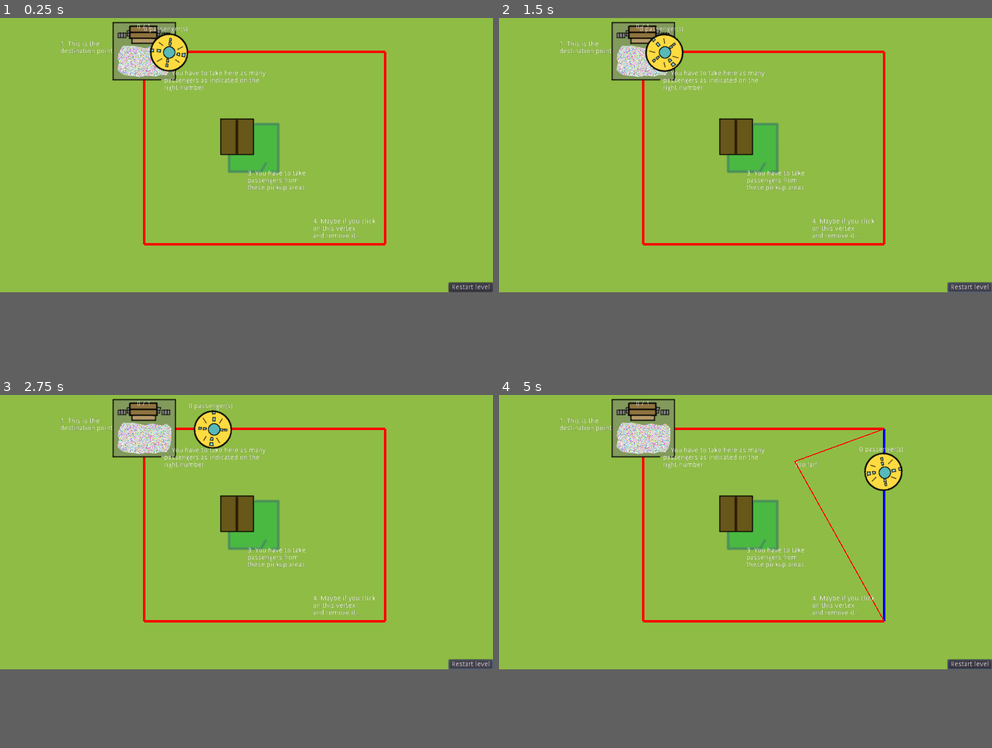
Above: before the commit, frames 1-4 (two rows, left to right).
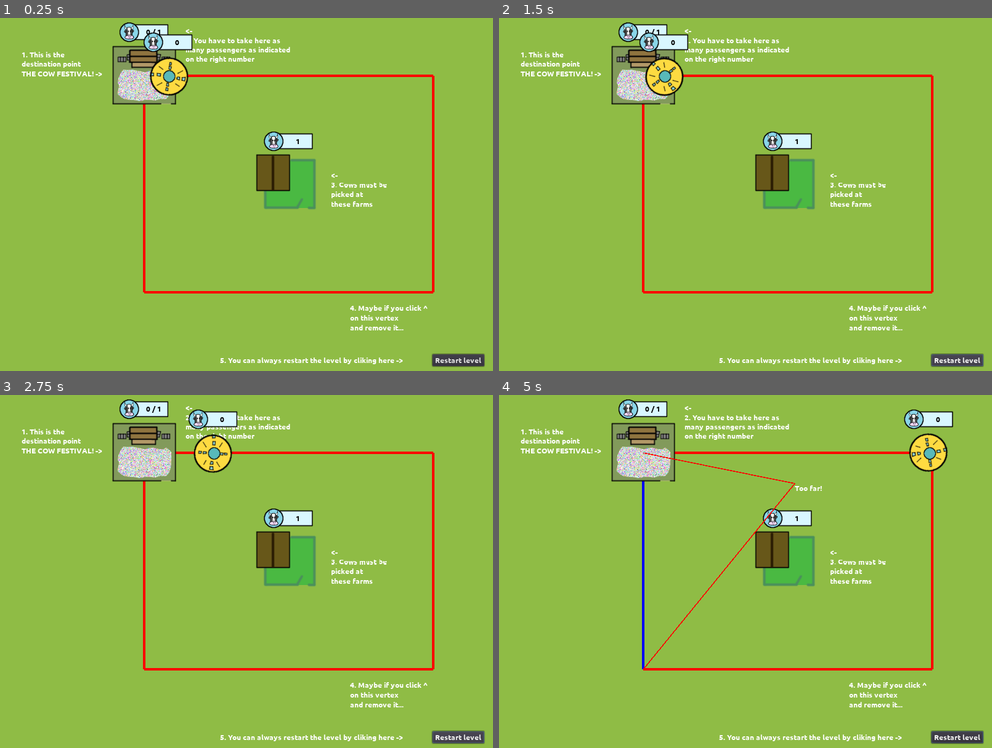
Above: after the commit, the same moments.

Repository: moisesjbc/ufo-taxi
Game: Godot game, scene res://gameplay/main/main.tscn
Two runs of this game, one before a commit and one after it. Both use one fixed random seed, a clock stepped at 60 frames per second and the inputs below.
Inputs (mouse positions are in pixels of both pictures, inside the frame that each line leads up to):
- Up to frame 1 (0.25 s): no input
- Up to frame 2 (1.5 s): click "Restart level" at 0.5 s; click "Restart level" at 1.25 s
- Up to frame 3 (2.75 s): click "Restart level" at 2 s
- Up to frame 4 (5 s): move the mouse to (853, 511) at 2.77 s; click (853, 511) at 2.92 s; move the mouse to (646, 539) at 3.52 s; click (646, 539) at 3.67 s; move the mouse to (794, 462) at 4.27 s; click (794, 462) at 4.42 s
In our replay, the window is 800x469 before the commit and 800x597 after it. These sizes can differ from the game's own. Grey fills any space a smaller window leaves; there, only what the larger window draws over its background counts as a difference.

The runs differ from the first frame. In frame 1, 11% of the frame differs, in the area x 4-100%, y 1-99%; in frame 2, 11%; in frame 3, 12%; in frame 4, 13%.

Commit message:
Added cow counters + Ubuntu font

Diff:
--- /dev/null
+++ b/godot-project/fonts/ubuntu_dynamicfont.tres
@@ -0,0 +1,6 @@
+[gd_resource type="DynamicFont" load_steps=2 format=2]
+
+[ext_resource path="res://fonts/Ubuntu-B.ttf" type="DynamicFontData" id=1]
+
+[resource]
+font_data = ExtResource( 1 )
--- /dev/null
+++ b/godot-project/gameplay/cow_label/cow_counter.gd
@@ -0,0 +1,4 @@
+extends Control
+
+func set_text(text):
+	$label.text = text
--- /dev/null
+++ b/godot-project/gameplay/cow_label/cow_counter.tscn
@@ -0,0 +1,29 @@
+[gd_scene load_steps=3 format=2]
+
+[ext_resource path="res://gameplay/cow_label/cow_counter.png" type="Texture" id=1]
+[ext_resource path="res://gameplay/cow_label/cow_counter.gd" type="Script" id=2]
+
+[node name="cow_label" type="Control"]
+anchor_right = 1.0
+anchor_bottom = 1.0
+script = ExtResource( 2 )
+__meta__ = {
+"_edit_use_anchors_": false
+}
+
+[node name="background" type="Sprite" parent="."]
+scale = Vector2( 0.7, 0.7 )
+texture = ExtResource( 1 )
+
+[node name="label" type="Label" parent="."]
+margin_left = -11.0
+margin_top = -14.0
+margin_right = 48.0
+margin_bottom = 14.0
+custom_colors/font_color = Color( 0, 0, 0, 1 )
+text = "1"
+align = 1
+valign = 1
+__meta__ = {
+"_edit_use_anchors_": false
+}
--- a/godot-project/gameplay/destination_area/destination_area.gd
+++ b/godot-project/gameplay/destination_area/destination_area.gd
@@ -15,7 +15,7 @@
 
 
 func update_passengers_label():
-	$passengers_label.text = str(passengers_left) + ' / ' + str(passengers_goal)
+	$passengers_label.set_text(str(passengers_left) + ' / ' + str(passengers_goal))
 
 
 func _on_destination_area_body_entered(body):
--- a/godot-project/gameplay/destination_area/destination_area.tscn
+++ b/godot-project/gameplay/destination_area/destination_area.tscn
@@ -1,7 +1,8 @@
-[gd_scene load_steps=4 format=2]
+[gd_scene load_steps=5 format=2]
 
 [ext_resource path="res://gameplay/destination_area/festival.png" type="Texture" id=1]
 [ext_resource path="res://gameplay/destination_area/destination_area.gd" type="Script" id=2]
+[ext_resource path="res://gameplay/cow_label/cow_counter.tscn" type="PackedScene" id=3]
 
 [sub_resource type="RectangleShape2D" id=1]
 extents = Vector2( 65, 59.5 )
@@ -16,13 +17,7 @@
 position = Vector2( -0.5, -1 )
 shape = SubResource( 1 )
 
-[node name="passengers_label" type="Label" parent="."]
-margin_left = -20.5
-margin_top = -59.0
-margin_right = 19.5
-margin_bottom = -45.0
-align = 1
-__meta__ = {
-"_edit_use_anchors_": false
-}
+[node name="passengers_label" parent="." instance=ExtResource( 3 )]
+margin_top = -90.6119
+margin_bottom = -90.6119
 [connection signal="body_entered" from="." to="." method="_on_destination_area_body_entered"]
--- a/godot-project/gameplay/main/levels/0.gd
+++ b/godot-project/gameplay/main/levels/0.gd
@@ -1,12 +1,12 @@
 extends Node2D
 
 var railtrack_nodes = [
-	Vector2(300, 100),
-	Vector2(800, 100),
-	Vector2(800, 500),
-	Vector2(300, 500)
+	Vector2(300, 150),
+	Vector2(900, 150),
+	Vector2(900, 600),
+	Vector2(300, 600)
 ]
 
 var pickup_area_positions = [
-	Vector2(525, 300)
+	Vector2(600, 375)
 ]
--- a/godot-project/gameplay/main/levels/1.gd
+++ b/godot-project/gameplay/main/levels/1.gd
@@ -1,11 +1,11 @@
 extends Node2D
 
 var railtrack_nodes = [
-	Vector2(500, 100),
-	Vector2(800, 500),
-	Vector2(200, 500)
+	Vector2(500, 200),
+	Vector2(800, 600),
+	Vector2(200, 600)
 ]
 
 var pickup_area_positions = [
-	Vector2(850, 300)
+	Vector2(750, 300)
 ]
--- a/godot-project/gameplay/main/main.tscn
+++ b/godot-project/gameplay/main/main.tscn
@@ -31,58 +31,64 @@
 
 [node name="1" type="RichTextLabel" parent="levels/0"]
 visible = false
-margin_left = 124.919
-margin_top = 76.6529
-margin_right = 268.919
-margin_bottom = 114.653
-bbcode_text = "1. This is the
-destination point"
+margin_left = 45.0
+margin_top = 95.0
+margin_right = 289.0
+margin_bottom = 177.0
 text = "1. This is the
-destination point"
+destination point
+THE COW FESTIVAL! ->"
 __meta__ = {
 "_edit_use_anchors_": false
 }
 
 [node name="2" type="RichTextLabel" parent="levels/0"]
 visible = false
-margin_left = 341.431
-margin_top = 138.266
-margin_right = 571.431
-margin_bottom = 315.266
-bbcode_text = "2. You have to take here as many passengers as indicated on the right number"
-text = "2. You have to take here as many passengers as indicated on the right number"
+margin_left = 385.0
+margin_top = 46.0
+margin_right = 628.0
+margin_bottom = 167.0
+bbcode_text = "<-
+2. You have to take here as many passengers as indicated on the right number"
+text = "<-
+2. You have to take here as many passengers as indicated on the right number"
 __meta__ = {
 "_edit_use_anchors_": false
 }
 
 [node name="3" type="RichTextLabel" parent="levels/0"]
 visible = false
-margin_left = 514.29
-margin_top = 345.921
-margin_right = 744.29
-margin_bottom = 522.921
-bbcode_text = "3. You have to take
-passengers from
-these pickup areas"
-text = "3. You have to take
-passengers from
-these pickup areas"
+margin_left = 688.0
+margin_top = 346.0
+margin_right = 894.0
+margin_bottom = 522.0
+text = "<-
+3. Cows must be
+picked at
+these farms"
 __meta__ = {
 "_edit_use_anchors_": false
 }
 
 [node name="4" type="RichTextLabel" parent="levels/0"]
 visible = false
-margin_left = 649.836
-margin_top = 446.144
-margin_right = 817.836
-margin_bottom = 495.144
-bbcode_text = "4. Maybe if you click
+margin_left = 727.0
+margin_top = 623.0
+margin_right = 899.0
+margin_bottom = 717.0
+text = "4. Maybe if you click ^
 on this vertex
-and remove it..."
-text = "4. Maybe if you click
-on this vertex
-and remove it..."
+and remove it... "
+__meta__ = {
+"_edit_use_anchors_": false
+}
+
+[node name="5" type="RichTextLabel" parent="levels/0"]
+margin_left = 457.0
+margin_top = 732.0
+margin_right = 858.0
+margin_bottom = 824.0
+text = "5. You can always restart the level by cliking here ->"
 __meta__ = {
 "_edit_use_anchors_": false
 }
@@ -92,36 +98,37 @@
 
 [node name="1" type="RichTextLabel" parent="levels/1"]
 visible = false
-margin_left = 477.0
-margin_top = 244.0
-margin_right = 606.0
-margin_bottom = 281.0
+margin_left = 431.811
+margin_top = 336.298
+margin_right = 603.811
+margin_bottom = 399.298
 text = "1. You can also add
-new vertices"
+new vertices too"
 __meta__ = {
 "_edit_use_anchors_": false
 }
 
 [node name="2" type="RichTextLabel" parent="levels/1"]
 visible = false
-margin_left = 522.0
-margin_top = 328.0
-margin_right = 664.0
-margin_bottom = 349.0
-text = "2. Click on this edge"
+margin_left = 474.406
+margin_top = 432.865
+margin_right = 722.406
+margin_bottom = 453.865
+text = "2. Click on this edge ->"
 __meta__ = {
 "_edit_use_anchors_": false
 }
 
 [node name="3" type="RichTextLabel" parent="levels/1"]
 visible = false
-margin_left = 840.0
-margin_top = 214.0
-margin_right = 1013.0
-margin_bottom = 269.0
-text = "3. Click again close to
-this pickup area to
-create the new vertex"
+margin_left = 840.729
+margin_top = 265.027
+margin_right = 1013.73
+margin_bottom = 360.027
+text = "<-
+3. Click again close to
+this farm  to create
+the new vertex"
 __meta__ = {
 "_edit_use_anchors_": false
 }
@@ -138,8 +145,10 @@
 anchor_top = 1.0
 anchor_right = 1.0
 anchor_bottom = 1.0
-margin_left = -92.0
-margin_top = -20.0
+margin_left = -126.487
+margin_top = -35.4597
+margin_right = -34.4871
+margin_bottom = -15.4597
 text = "Restart level"
 __meta__ = {
 "_edit_use_anchors_": false
--- a/godot-project/gameplay/pickup_area/pickup_area.gd
+++ b/godot-project/gameplay/pickup_area/pickup_area.gd
@@ -2,7 +2,17 @@
 
 onready var has_passengers: bool = true
 
+func _ready():
+	update_label()
+
 func _on_pickup_area_body_entered(body):
 	if body.name == 'player_train' and has_passengers:
 		has_passengers = false
+		update_label()
 		body.pick_passenger()
+
+func update_label():
+	if has_passengers:
+		$cow_label.set_text("1")
+	else:
+		$cow_label.set_text("0")
--- a/godot-project/gameplay/pickup_area/pickup_area.tscn
+++ b/godot-project/gameplay/pickup_area/pickup_area.tscn
@@ -1,7 +1,8 @@
-[gd_scene load_steps=4 format=2]
+[gd_scene load_steps=5 format=2]
 
 [ext_resource path="res://gameplay/pickup_area/farm.png" type="Texture" id=1]
 [ext_resource path="res://gameplay/pickup_area/pickup_area.gd" type="Script" id=2]
+[ext_resource path="res://gameplay/cow_label/cow_counter.tscn" type="PackedScene" id=3]
 
 [sub_resource type="RectangleShape2D" id=1]
 extents = Vector2( 53, 51.75 )
@@ -16,4 +17,8 @@
 [node name="collision_shape" type="CollisionShape2D" parent="."]
 position = Vector2( 2.75, 0 )
 shape = SubResource( 1 )
+
+[node name="cow_label" parent="." instance=ExtResource( 3 )]
+margin_top = -89.0
+margin_bottom = -89.0
 [connection signal="body_entered" from="." to="." method="_on_pickup_area_body_entered"]
--- a/godot-project/gameplay/player_train/player_train.gd
+++ b/godot-project/gameplay/player_train/player_train.gd
@@ -71,4 +71,4 @@
 	update_passengers_label()
 
 func update_passengers_label():
-	$passengers_label.text = str(n_passengers) + " passenger(s)"
+	$passengers_label.set_text(str(n_passengers))
--- a/godot-project/gameplay/player_train/player_train.tscn
+++ b/godot-project/gameplay/player_train/player_train.tscn
@@ -1,8 +1,9 @@
-[gd_scene load_steps=5 format=2]
+[gd_scene load_steps=6 format=2]
 
 [ext_resource path="res://gameplay/player_train/player_train.gd" type="Script" id=1]
 [ext_resource path="res://gameplay/player_train/ufo_body.png" type="Texture" id=2]
 [ext_resource path="res://gameplay/player_train/ufo_head.png" type="Texture" id=3]
+[ext_resource path="res://gameplay/cow_label/cow_counter.tscn" type="PackedScene" id=4]
 
 [sub_resource type="CircleShape2D" id=1]
 radius = 39.3773
@@ -20,11 +21,8 @@
 position = Vector2( 1.47157, 0.840897 )
 shape = SubResource( 1 )
 
-[node name="passengers_label" type="Label" parent="."]
-margin_left = -52.0
-margin_top = -54.0
-margin_right = 52.0
-margin_bottom = -40.0
-__meta__ = {
-"_edit_use_anchors_": false
-}
+[node name="passengers_label" parent="." instance=ExtResource( 4 )]
+margin_left = 0.280609
+margin_top = -70.1539
+margin_right = 0.280609
+margin_bottom = -70.1539
--- a/godot-project/project.godot
+++ b/godot-project/project.godot
@@ -21,8 +21,13 @@
 
 [display]
 
+window/size/height=764
 window/stretch/mode="2d"
 window/stretch/aspect="keep_width"
+
+[gui]
+
+theme/custom_font="res://fonts/ubuntu_dynamicfont.tres"
 
 [input]
 
Binary file added: godot-project/fonts/Ubuntu-B.ttf
Binary file added: godot-project/gameplay/cow_label/cow_counter.png
Not shown, added: godot-project/gameplay/cow_label/cow_counter.png.import
Not shown, added: design/cow.png
Not shown, added: design/cow.xcf
Not shown, added: design/cow_counter.xcf
